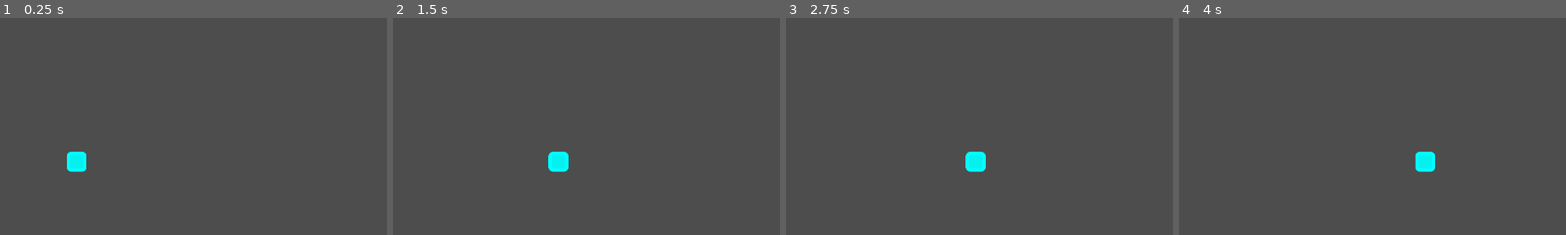
Above: before the commit, frames 1-4 (left to right).
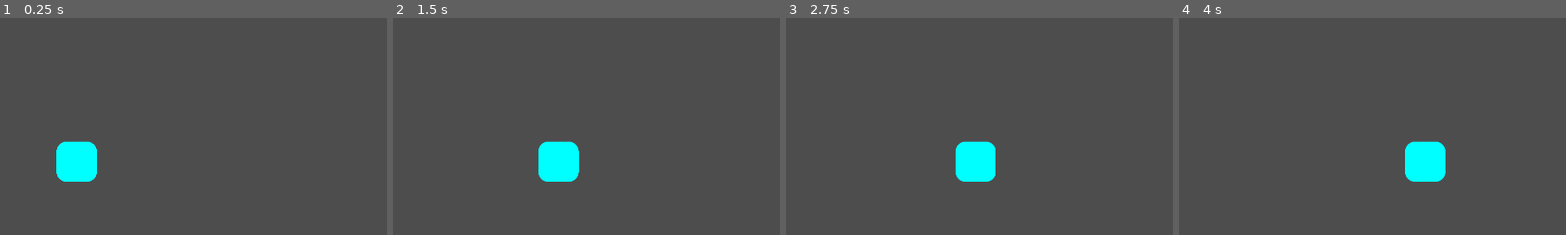
Above: after the commit, the same moments.

Repository: michael-j-coyne/space-defense
Game: Godot game, scene res://player.tscn
The game is run twice, just before and just after one commit, with the same random seed, the same clock (stepped at 60 frames per second) and the same inputs. The project has no main scene, so this scene is started directly.
Inputs:
- Up to frame 1 (0.25 s): no input
- Up to frame 2 (1.5 s): tap Enter at 0.5 s; hold Right (ui_right) 0.53-1.28 s; hold Left (ui_left) from 1.28 s (still down)
- Up to frame 3 (2.75 s): release Left (ui_left) at 2.03 s; hold Right (ui_right) from 2.03 s (still down)
- Up to frame 4 (4 s): release Right (ui_right) at 3.53 s; hold Left (ui_left) from 3.53 s (still down)
The pictures show only the part of the screen within x 39-89%, y 50-100%; the shares and areas given below are measured in that part.

The runs differ from the first frame. In frame 1, 1.4% of the frame differs, in the area x 14-26%, y 56-76%; in frame 2, 1.4%; in frame 3, 1.4%; in frame 4, 1.4%, in the area x 58-69%, y 56-76%.

Commit message:
Modify Player sprite texture

Diff:
--- a/assets/player.svg
+++ /dev/null
@@ -1,57 +0,0 @@
-<?xml version="1.0" encoding="UTF-8" standalone="no"?>
-<svg
-   width="50.000004"
-   height="50.000004"
-   fill="#00ffff"
-   stroke="#0000"
-   viewBox="0 0 12 12"
-   version="1.1"
-   id="svg1"
-   sodipodi:docname="player.svg"
-   inkscape:version="1.3.2 (091e20e, 2023-11-25)"
-   xmlns:inkscape="http://www.inkscape.org/namespaces/inkscape"
-   xmlns:sodipodi="http://sodipodi.sourceforge.net/DTD/sodipodi-0.dtd"
-   xmlns="http://www.w3.org/2000/svg"
-   xmlns:svg="http://www.w3.org/2000/svg">
-  <defs
-     id="defs1">
-    <linearGradient
-       id="swatch3"
-       inkscape:swatch="solid">
-      <stop
-         style="stop-color:#00ffff;stop-opacity:0.91372501;"
-         offset="0"
-         id="stop3" />
-    </linearGradient>
-  </defs>
-  <sodipodi:namedview
-     id="namedview1"
-     pagecolor="#ffffff"
-     bordercolor="#000000"
-     borderopacity="0"
-     inkscape:showpageshadow="2"
-     inkscape:pageopacity="0.0"
-     inkscape:pagecheckerboard="0"
-     inkscape:deskcolor="#d1d1d1"
-     inkscape:zoom="8.65"
-     inkscape:cx="28.49711"
-     inkscape:cy="28.67052"
-     inkscape:window-width="1392"
-     inkscape:window-height="1027"
-     inkscape:window-x="0"
-     inkscape:window-y="25"
-     inkscape:window-maximized="0"
-     inkscape:current-layer="svg1" />
-  <rect
-     width="10"
-     height="10"
-     x="1"
-     y="1"
-     stroke="#00ffff"
-     stroke-linecap="round"
-     stroke-linejoin="round"
-     stroke-width="2"
-     rx="2"
-     id="rect1"
-     style="fill:#00ffff;fill-opacity:0.91372502" />
-</svg>
--- a/player.gd
+++ b/player.gd
@@ -1,7 +1,19 @@
 class_name Player extends Area2D
 
+const PLAYER_SIZE = Vector2(100, 100)
 @export var speed = 400
 var velocity = Vector2.ZERO
+
+func _ready():
+	var sprite = get_node("Sprite2D")
+	var collision = get_node("CollisionPolygon2D")
+	var scaling = PLAYER_SIZE / sprite.texture.get_size()
+
+	# if this is not true, the collision shape scaling will behave improperly
+	assert(scaling.x == scaling.y)
+
+	collision.scale = scaling
+	sprite.scale = scaling
 
 func _physics_process(delta):
 	velocity = Vector2.ZERO
--- a/player.tscn
+++ b/player.tscn
@@ -1,7 +1,7 @@
 [gd_scene load_steps=3 format=3 uid="uid://db8fg8nkj0sgq"]
 
 [ext_resource type="Script" path="res://player.gd" id="1_7s44l"]
-[ext_resource type="Texture2D" uid="uid://b67gc8c8b32ir" path="res://assets/player.svg" id="1_pexu2"]
+[ext_resource type="Texture2D" uid="uid://c5h1yuqovn8gg" path="res://assets/player.png" id="2_7fiuj"]
 
 [node name="Player" type="Area2D"]
 position = Vector2(947, 898)
@@ -9,7 +9,9 @@
 metadata/_edit_group_ = true
 
 [node name="CollisionPolygon2D" type="CollisionPolygon2D" parent="."]
-polygon = PackedVector2Array(25, -22.6, 25, 22, 22.6, 25, -22, 25, -25, 22.6, -25, -22.6, -22, -25, 22, -25)
+scale = Vector2(0.385, 0.385)
+polygon = PackedVector2Array(102, -124.4, 102, -122.9, 120, -107.9, 120, -105.5, 130, -88, 130, 86.6, 119.3, 109, 117.8, 109, 103.8, 123, 101.5, 123, 88.3, 130, -88.6, 130, -105, 122.3, -105, 120.9, -120, 107.9, -120, 105.5, -130, 88, -130, -87.1, -124.4, -102, -122.9, -102, -107.9, -120, -105.8, -120, -100.8, -125, -98.3, -125, -86.7, -130, 87.1, -130)
 
 [node name="Sprite2D" type="Sprite2D" parent="."]
-texture = ExtResource("1_pexu2")
+scale = Vector2(0.385, 0.385)
+texture = ExtResource("2_7fiuj")
Binary file added: assets/player.png
Not shown, changed: assets/player.png.import
